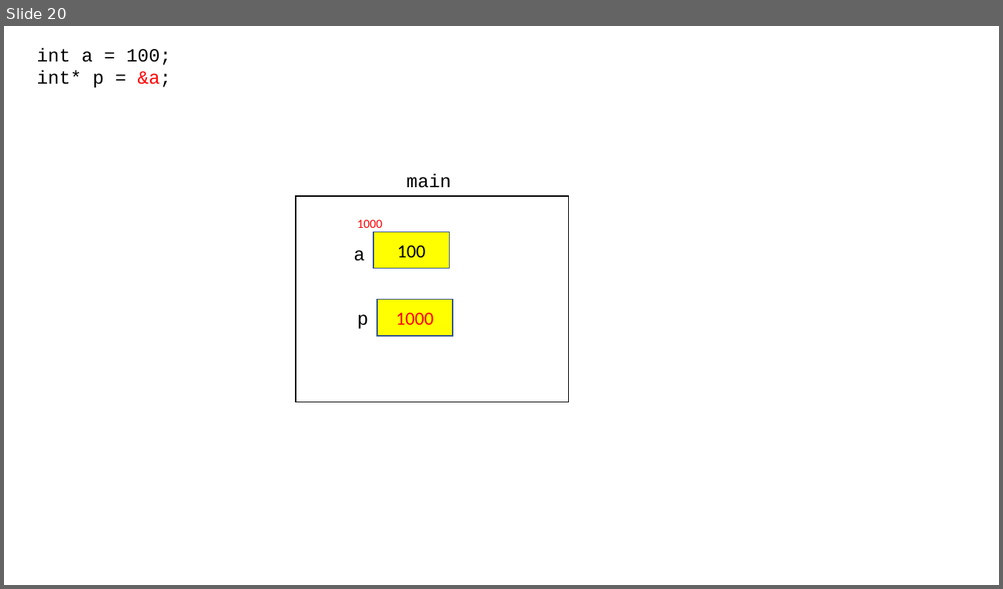
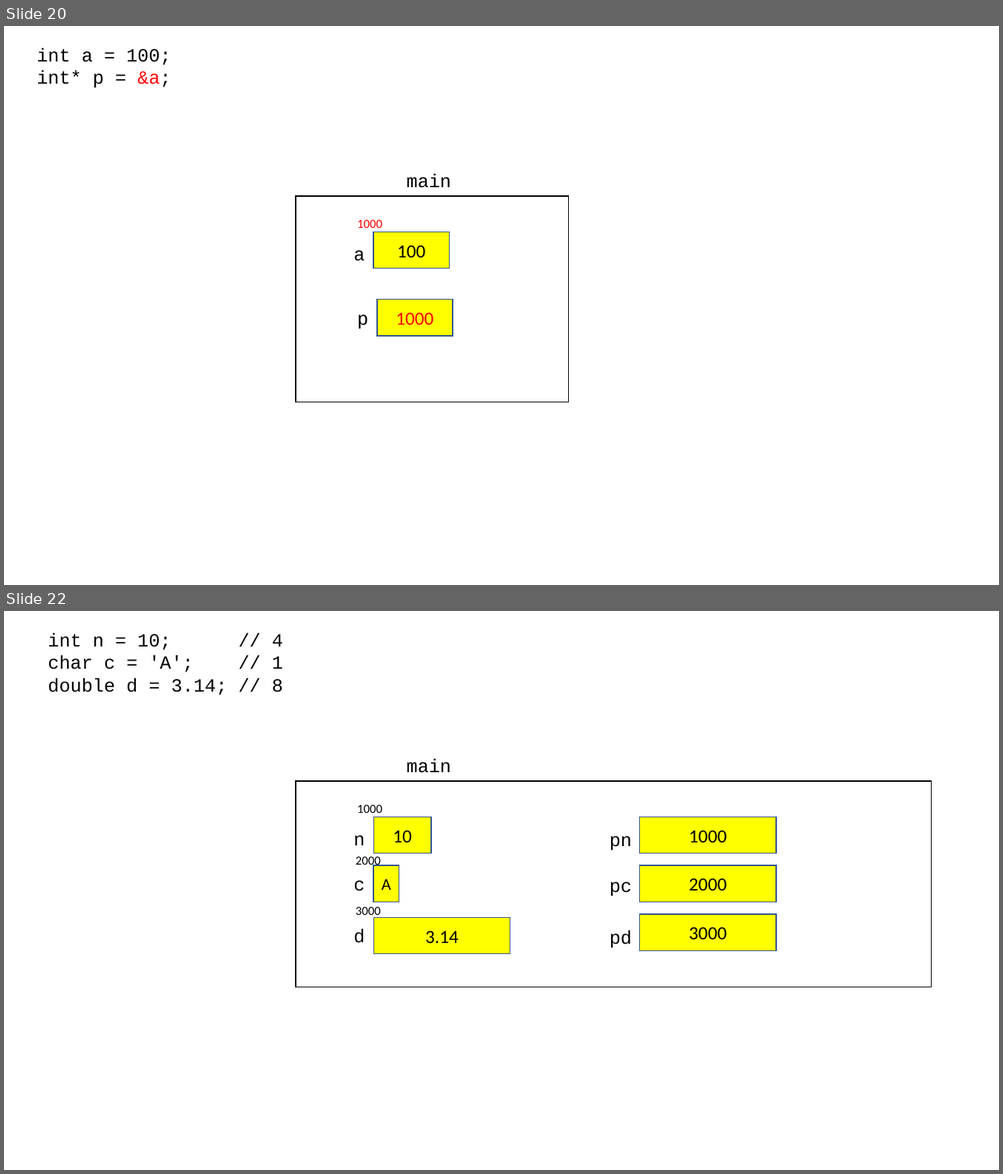
Before and after one commit to Seyoung9304/hyundai_swip, a slide deck: 230216.pptx. Shown one above the other, each under a label of ours: slide 20 before the commit, slides 20 and 22 after it; the slides between them are not shown. The pictures are 1003x589 and 1003x1174 pixels, drawn with LibreOffice and Linux fonts; fonts in the diff are those of the drawing. Boxes give left, top, right and bottom in pixels: in the first picture for what was removed or moved away, otherwise in the second. Text is boxed around its words. In the diff, an @@ line names an element or a change of style, - is before the commit and + after.

```diff
--- a/230216.pptx
+++ b/230216.pptx
@@ slide 22 added at bbox=[4, 611, 999, 1170], background #FFFFFF @@
@@ text added at bbox=[48, 633, 283, 695], 18 pt, text #000000 @@
+int n = 10; // 4
+char c = 'A'; // 1
+double d = 3.14; // 8
@@ text added at bbox=[407, 759, 451, 773], 18 pt, text #000000 @@
+main
@@ rectangle added at bbox=[296, 781, 931, 987], fill #FFFFFF, outline #000000 1 pt @@
@@ text added at bbox=[357, 805, 382, 813], 12 pt, text #000000 @@
+1000
@@ rectangle added at bbox=[373, 817, 431, 854], fill #FFFF00, outline #325491 1 pt, 18 pt, text #000000 @@
+10
@@ rectangle added at bbox=[640, 817, 777, 854], fill #FFFF00, outline #325491 1 pt, 18 pt, text #000000 @@
+1000
@@ text added at bbox=[353, 835, 364, 846], 18 pt, text #000000 @@
+n
@@ text added at bbox=[609, 836, 632, 851], 18 pt, text #000000 @@
+pn
@@ text added at bbox=[356, 857, 381, 869], 12 pt, text #000000 @@
+2000
@@ rectangle added at bbox=[373, 866, 398, 903], fill #FFFF00, outline #325491 1 pt, 16 pt, text #000000 @@
+A
@@ rectangle added at bbox=[640, 866, 777, 903], fill #FFFF00, outline #325491 1 pt, 18 pt, text #000000 @@
+2000
@@ text added at bbox=[353, 880, 364, 891], 18 pt, text #000000 @@
+c
@@ text added at bbox=[609, 882, 632, 897], 18 pt, text #000000 @@
+pc
@@ text added at bbox=[356, 907, 381, 918], 12 pt, text #000000 @@
+3000
@@ rectangle added at bbox=[373, 917, 510, 954], fill #FFFF00, outline #325491 1 pt, 18 pt, text #000000 @@
+3.14
@@ rectangle added at bbox=[640, 914, 777, 951], fill #FFFF00, outline #325491 1 pt, 18 pt, text #000000 @@
+3000
@@ text added at bbox=[353, 929, 364, 943], 18 pt, text #000000 @@
+d
@@ text added at bbox=[609, 930, 632, 948], 18 pt, text #000000 @@
+pd
```
Also in this commit, not shown: 1 other file.
